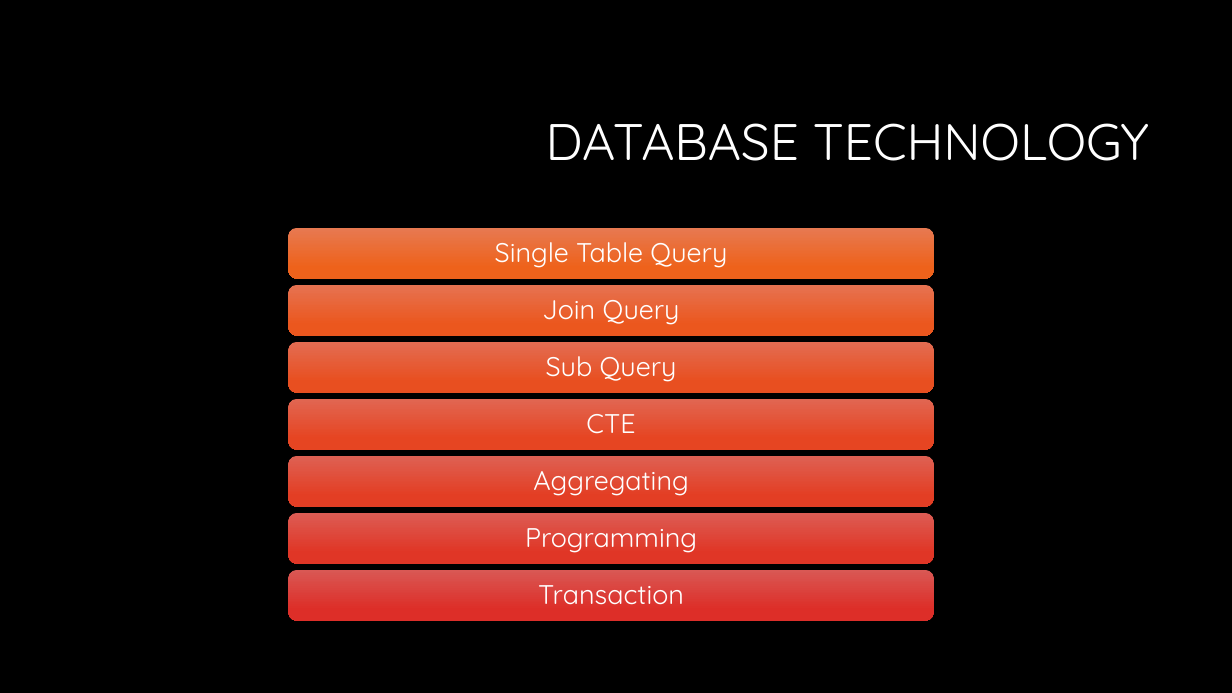
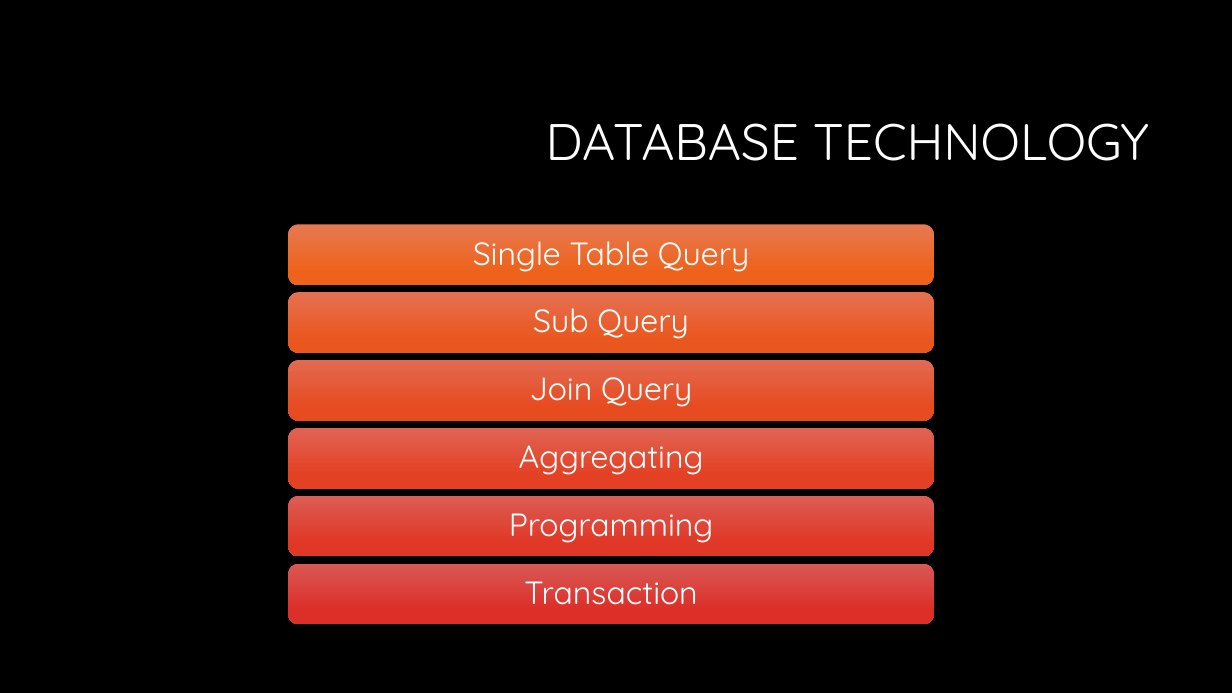
Before and after one commit to InCar/Training, a slide deck: slide 2 of Database/database.pptx. Drawn at 1232x693 pixels with LibreOffice and Linux fonts; fonts in the diff are those of the drawing; background and template pictures are left out. Boxes give left, top, right and bottom in pixels: in the first picture for what was removed or moved away, otherwise in the second. Text is boxed around its words. In the diff, an @@ line names an element or a change of style, - is before the commit and + after.

Commit message:
sub-query

```diff
--- a/Database/database.pptx
+++ b/Database/database.pptx
@@ rounded rectangle: place and size @@
-rounded rectangle at (288, 228, 933, 279)
+rounded rectangle at (288, 225, 933, 286)
@@ rounded rectangle: place and size @@
-rounded rectangle at (288, 285, 933, 335)
+rounded rectangle at (288, 292, 933, 353)
@@ rounded rectangle at (288, 292, 933, 353): fill gradient #E57252 to #EC581E to gradient #E57152 to #EB561F @@
@@ text "Sub Query": place and size @@
-text "Sub Query" at (546, 356, 677, 382)
+text "Sub Query" at (533, 308, 688, 339)
@@ rounded rectangle: place and size @@
-rounded rectangle at (288, 342, 933, 393)
+rounded rectangle at (288, 360, 933, 421)
@@ rounded rectangle at (288, 360, 933, 421): fill gradient #E36C52 to #E94F20 to gradient #E26A53 to #E84C21 @@
@@ size 21 to 25 pt; more space between paragraphs in 6 elements at (473, 241, 749, 272), (524, 581, 697, 605), (509, 513, 714, 543), (519, 445, 704, 475), (533, 308, 688, 339), (530, 377, 692, 407) @@
@@ text "Join Query": place and size @@
-text "Join Query" at (542, 300, 680, 325)
+text "Join Query" at (530, 377, 692, 407)
@@ rounded rectangle removed at (288, 399, 933, 450) @@
@@ text removed at (586, 414, 635, 433) @@
-CTE
@@ rounded rectangle: place and size @@
-rounded rectangle at (288, 456, 933, 506)
+rounded rectangle at (288, 428, 933, 489)
@@ rounded rectangle at (288, 428, 933, 489): fill gradient #DF6154 to #E43E25 to gradient #DF6354 to #E54124 @@
@@ text "Aggregating": place and size @@
-text "Aggregating" at (533, 471, 689, 496)
+text "Aggregating" at (519, 445, 704, 475)
@@ rounded rectangle: place and size @@
-rounded rectangle at (288, 513, 933, 564)
+rounded rectangle at (288, 496, 933, 557)
@@ rounded rectangle at (288, 496, 933, 557): fill gradient #DC5D55 to #E13727 to gradient #DD5E54 to #E23826 @@
@@ text "Programming": place and size @@
-text "Programming" at (525, 528, 697, 553)
+text "Programming" at (509, 513, 714, 543)
@@ rounded rectangle: place and size @@
-rounded rectangle at (288, 570, 933, 621)
+rounded rectangle at (288, 564, 933, 625)
```
Also in this commit, not shown: 1 other slide changed, 8 slides added.
